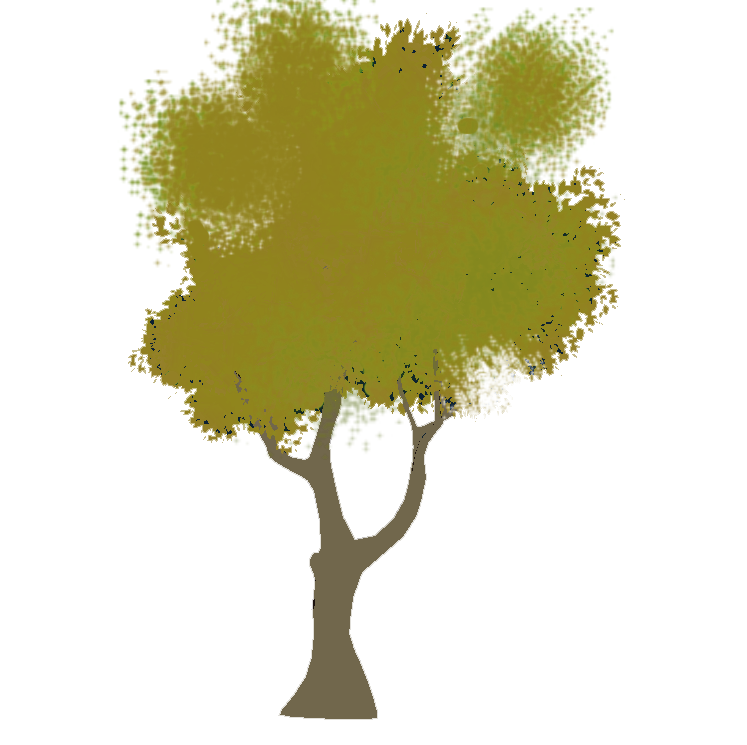
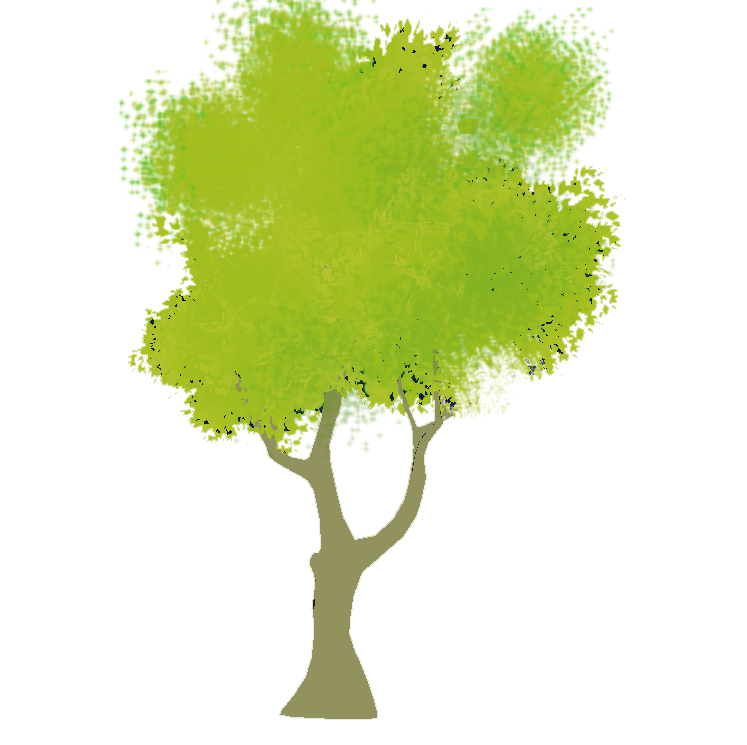
Revision of a layered w=747, h=745 image; what changed, layer by layer:
pixels changed over [119, 0, 625, 720] (layer not identified)
